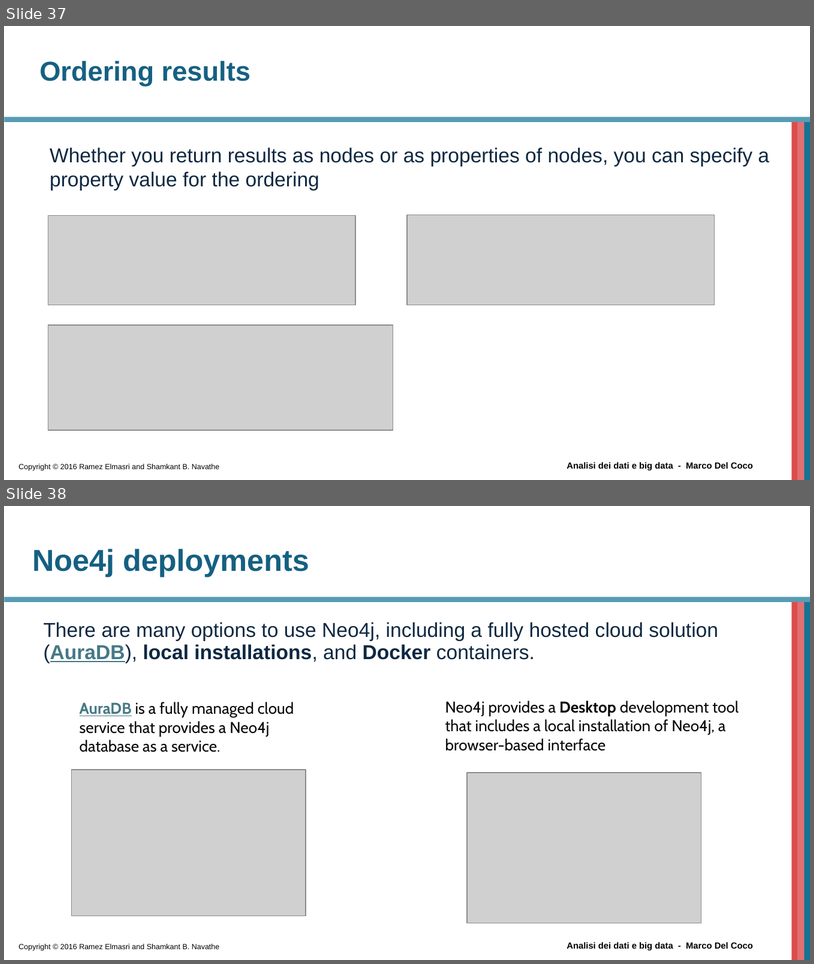
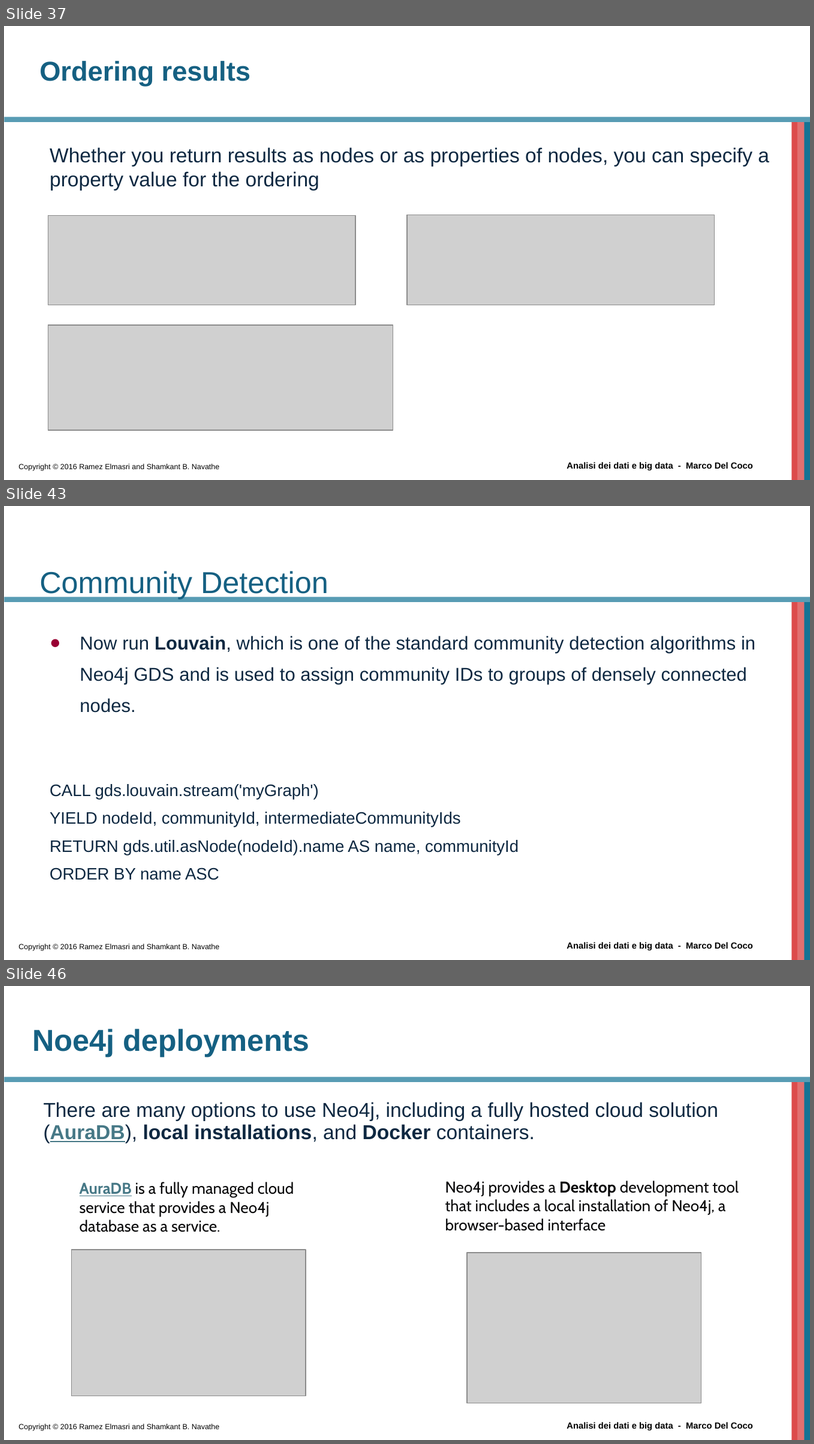
Before and after one commit to beppe2hd/AnalisiDati_BigData, a slide deck: materials/Introduction to Cypher.pptx. Shown one above the other, each under a label of ours: slides 37 and 38 before the commit, slides 37, 43 and 46 after it; the slides between them are not shown. The pictures are 814x964 and 814x1444 pixels, drawn with LibreOffice and Linux fonts; fonts in the diff are those of the drawing; grey boxes stand for pictures; background and template pictures are left out. Boxes give left, top, right and bottom in pixels: in the first picture for what was removed or moved away, otherwise in the second. Text is boxed around its words. In the diff, an @@ line names an element or a change of style, - is before the commit and + after.

```diff
--- a/materials/Introduction to Cypher.pptx
+++ b/materials/Introduction to Cypher.pptx
@@ slide 43 added at (x1=4, y1=506, x2=810, y2=960), background #FFFFFF; not listed: 6 template elements that a slide beside it also shows @@
@@ title added at (x1=39, y1=571, x2=329, y2=598), 27 pt, text #156082 @@
+Community Detection
@@ text added at (x1=50, y1=636, x2=756, y2=880), 14.8 pt, text #0E2841 @@
+● Now run Louvain, which is one of the standard community detection algorithms in Neo4j GDS and is used to assign community IDs to groups of densely connected nodes.
+CALL gds.louvain.stream('myGraph')
+YIELD nodeId, communityId, intermediateCommunityIds
+RETURN gds.util.asNode(nodeId).name AS name, communityId
+ORDER BY name ASC
@@ what was slide 38 is now slide 46 @@
```
Also in this commit, not shown: 1 slide changed, 7 other slides added, 8 other files.
